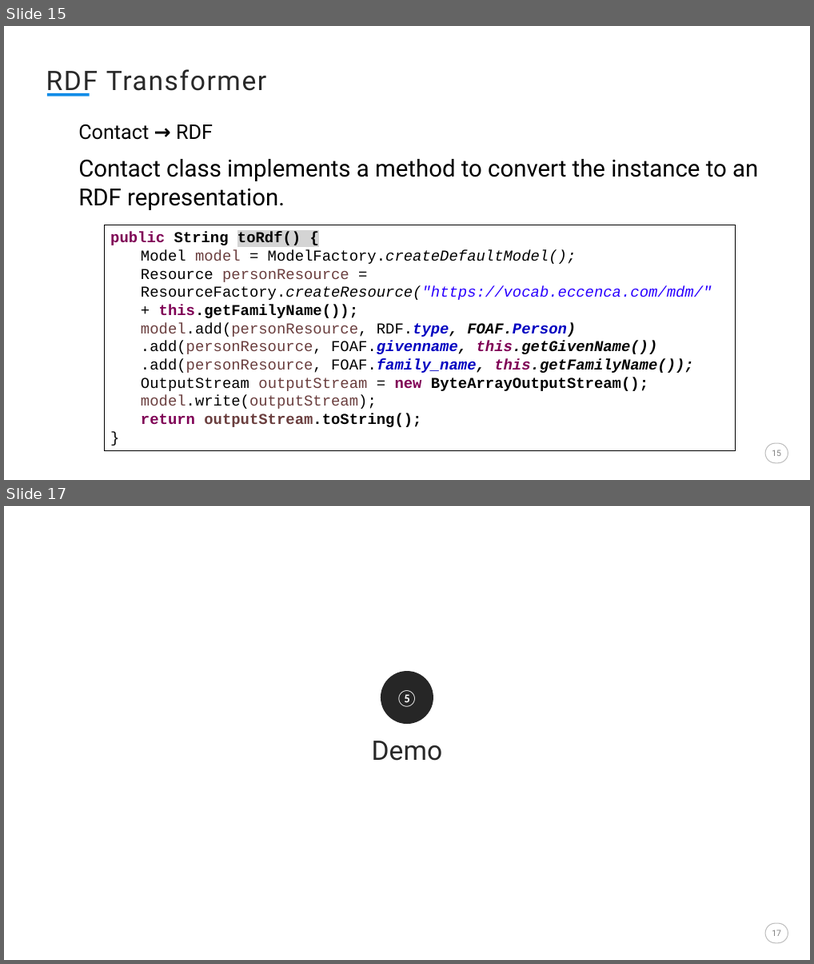
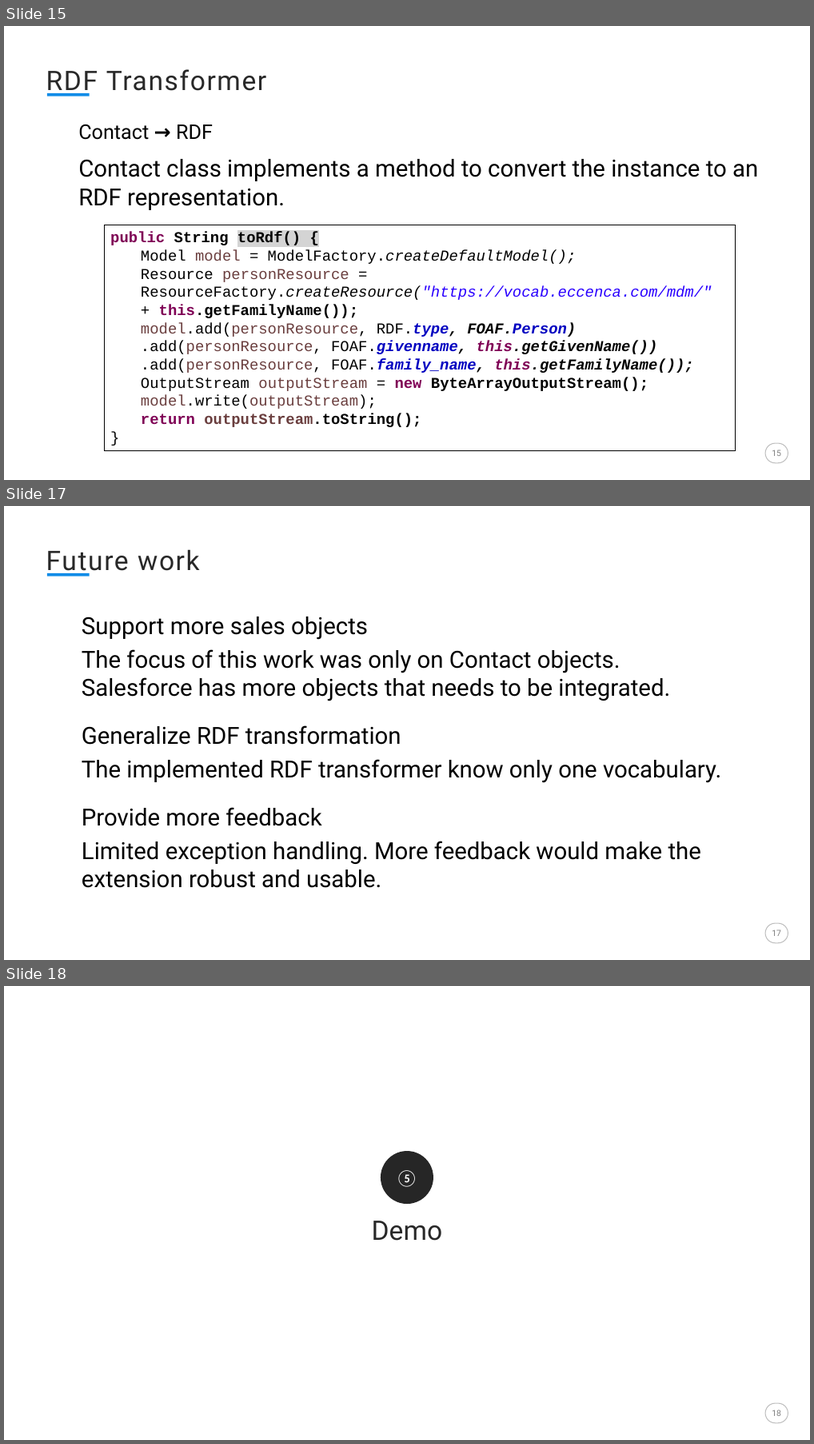
Before and after one commit to EIS-Bonn/MA-INF3232-Lab-SS2015, a slide deck: GroupF/Presentations/Final Presentation.pptx. Shown one above the other, each under a label of ours: slides 15 and 17 before the commit, slides 15, 17 and 18 after it; the slides between them are not shown. The pictures are 814x964 and 814x1444 pixels, drawn with LibreOffice and Linux fonts; fonts in the diff are those of the drawing. Boxes give left, top, right and bottom in pixels: in the first picture for what was removed or moved away, otherwise in the second. Text is boxed around its words. In the diff, an @@ line names an element or a change of style, - is before the commit and + after.

Commit message:
added future work

```diff
--- a/GroupF/Presentations/Final Presentation.pptx
+++ b/GroupF/Presentations/Final Presentation.pptx
@@ slide 17 added at (4, 506, 810, 960), background #FFFFFF; not listed: 2 template elements that a slide beside it also shows @@
@@ text added at (46, 549, 199, 576), 32 pt, text #282828 @@
+Future work
@@ text added at (82, 616, 722, 888), 28 pt, text #000000 @@
+Support more sales objects
+The focus of this work was only on Contact objects. Salesforce has more objects that needs to be integrated.
+Generalize RDF transformation
+The implemented RDF transformer know only one vocabulary.
+Provide more feedback
+Limited exception handling. More feedback would make the extension robust and usable.
@@ page number added at (772, 929, 782, 936), 10 pt, text #808080 @@
+17
@@ what was slide 17 is now slide 18 @@
@@ page number at (772, 1409, 782, 1416): text changed @@
-17
+18
```
